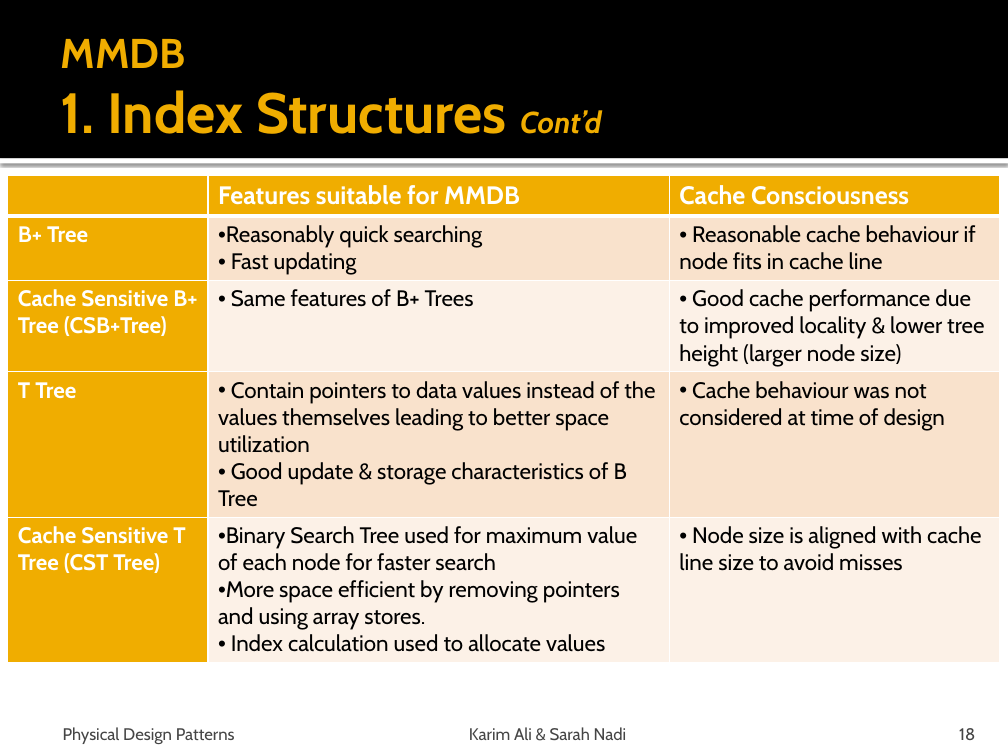
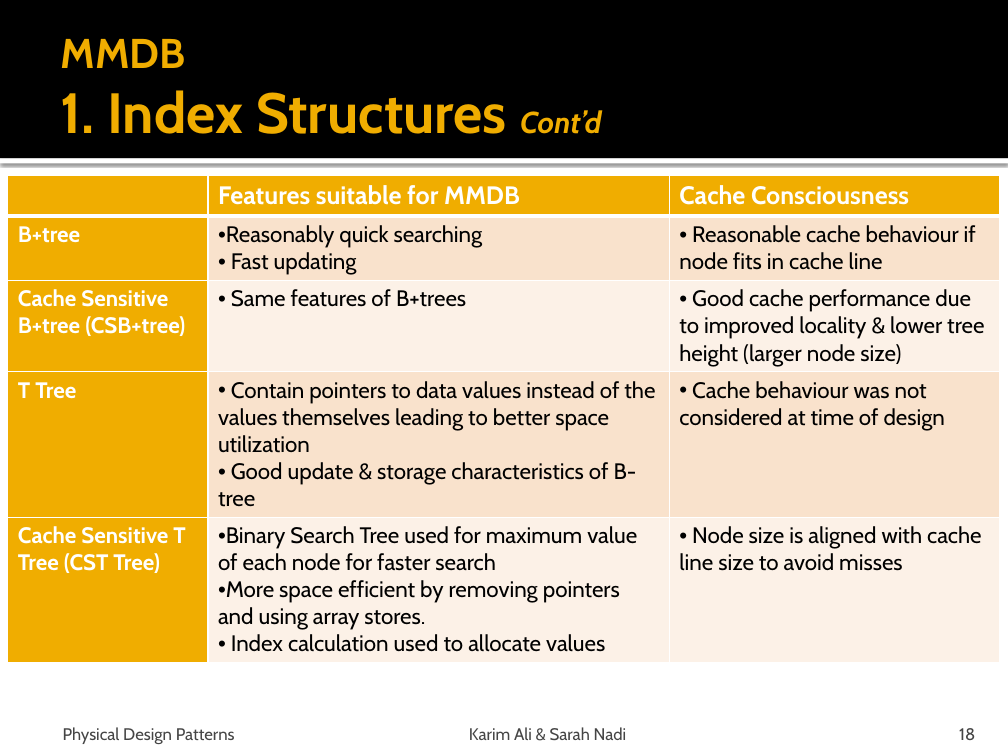
Before and after one commit to snadi/cs848-db, a slide deck: slide 18 of cs848-db/PhysDesignPres.pptx. Drawn at 1008x756 pixels with LibreOffice and Linux fonts; fonts in the diff are those of the drawing. Boxes give left, top, right and bottom in pixels: in the first picture for what was removed or moved away, otherwise in the second. Text is boxed around its words. In the diff, an @@ line names an element or a change of style, - is before the commit and + after.

```diff
--- a/cs848-db/PhysDesignPres.pptx
+++ b/cs848-db/PhysDesignPres.pptx
@@ table at (8,175,1001,660) @@
-row 2, column 1: B+ Tree
+row 2, column 1: B+tree
-row 3, column 1: Cache Sensitive B+ Tree (CSB+Tree)
+row 3, column 1: Cache Sensitive B+tree (CSB+tree)
-row 3, column 2: Same features of B+ Trees
+row 3, column 2: Same features of B+trees
-row 4, column 2: Contain pointers to data values instead of the values themselves leading to better space utilization / Good update & storage characteristics of B Tree
+row 4, column 2: Contain pointers to data values instead of the values themselves leading to better space utilization / Good update & storage characteristics of B-tree
```
Also in this commit, not shown: 13 other slides changed.
